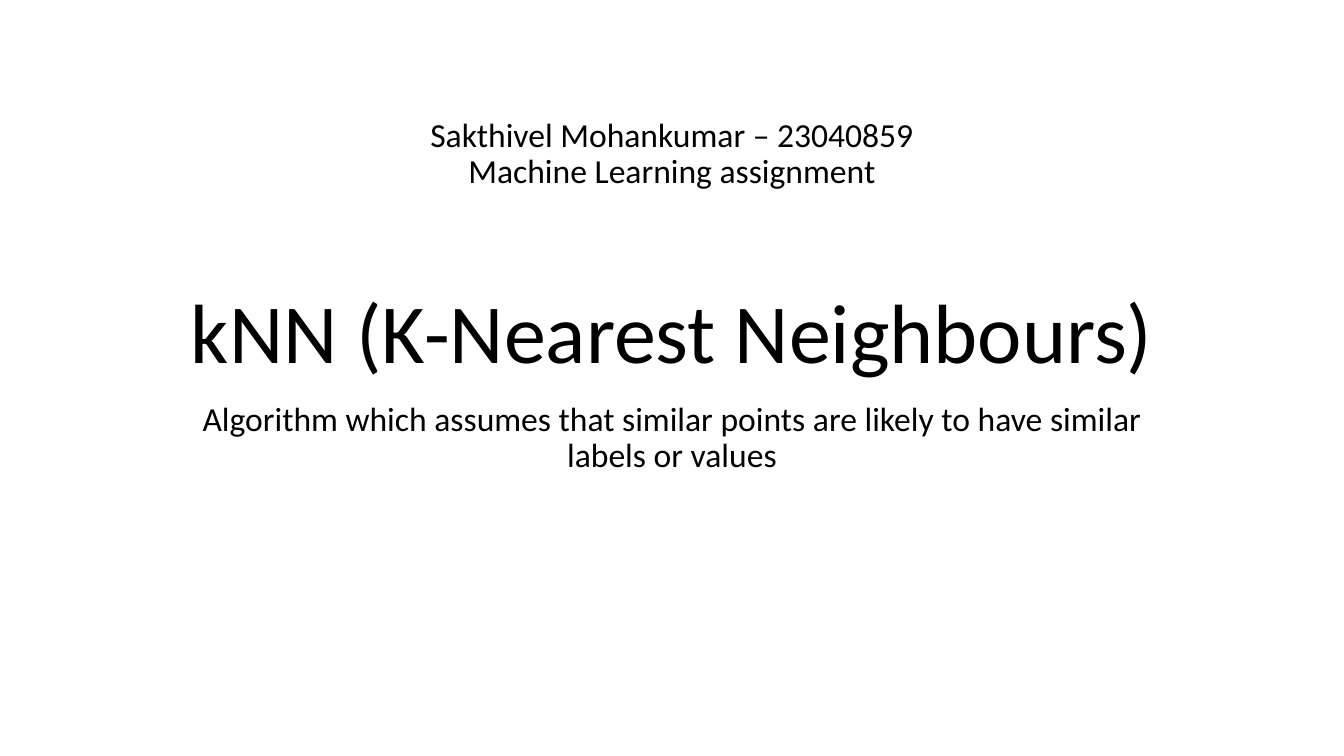
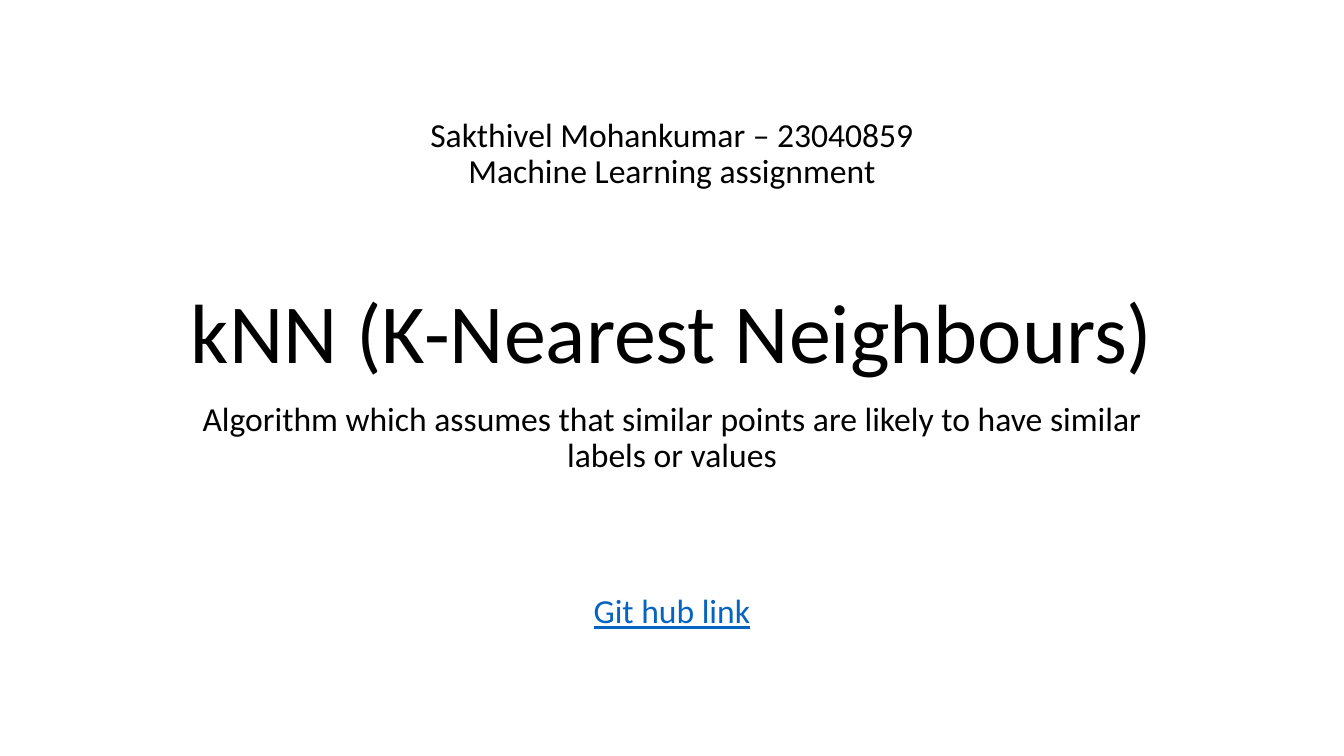
Before and after one commit to Powerguy-003/Data-Science-project, a slide deck: slide 1 of kNN (K-Nearest Neighbors).pptx. Drawn at 1344x756 pixels with LibreOffice and Linux fonts; fonts in the diff are those of the drawing. Boxes give left, top, right and bottom in pixels: in the first picture for what was removed or moved away, otherwise in the second. Text is boxed around its words. In the diff, an @@ line names an element or a change of style, - is before the commit and + after.

```diff
--- a/kNN (K-Nearest Neighbors).pptx
+++ b/kNN (K-Nearest Neighbors).pptx
@@ text added at (x1=594, y1=599, x2=750, y2=629), 24 pt, text #0563C1, underline @@
+Git hub link
```
